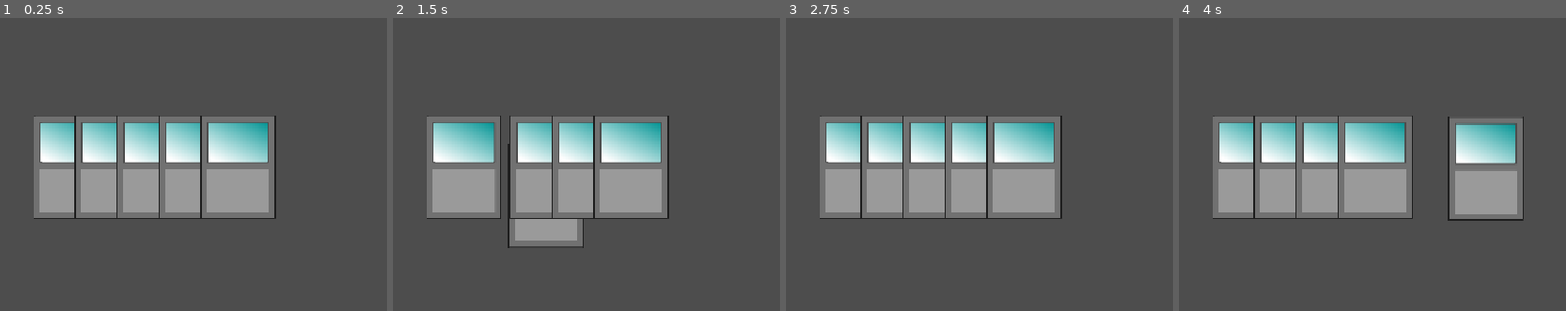
Above: before the commit, frames 1-4 (left to right).
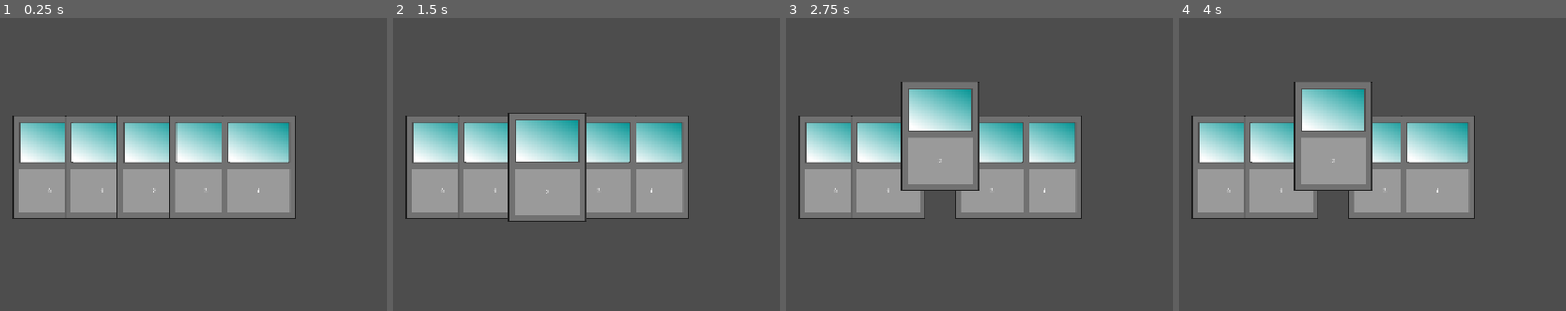
Above: after the commit, the same moments.

Repository: dompetriella/card_engine
Game: Godot game, scene res://scenes/root.tscn
Two runs of this game, one before a commit and one after it. Both use one fixed random seed, a clock stepped at 60 frames per second and the inputs below.
Inputs (mouse positions are in pixels of both pictures, inside the frame that each line leads up to):
- Up to frame 1 (0.25 s): no input
- Up to frame 2 (1.5 s): tap Enter at 0.5 s; drag from (462, 167) to (737, 76) at 0.52 s; drag from (505, 167) to (625, 252) at 1.27 s
- Up to frame 3 (2.75 s): move the mouse to (940, 167) at 2.02 s; click (940, 167) at 2.17 s
- Up to frame 4 (4 s): tap Space at 2.75 s; drag from (1376, 167) to (1221, 105) at 2.77 s; drag from (1415, 167) to (1484, 167) at 3.52 s

The runs differ from the first frame. In frame 1, 11% of the frame differs, in the area x 3-77%, y 33-69%; in frame 2, 16%; in frame 3, 17%; in frame 4, 22%, in the area x 3-90%, y 21-70%.

Commit message:
cards are silly things

Diff:
--- a/scenes/card/card_node.gd
+++ b/scenes/card/card_node.gd
@@ -2,9 +2,15 @@
 class_name CardNode
 
 var id: int = 0;
+var is_currently_selected: bool = false;
+
+@onready var card_text: Label = $CardText
 
 signal card_focused(card)
 signal card_unfocused(card)
+
+func _ready() -> void:
+	card_text.text = str(id);
 
 func _on_card_area_mouse_entered() -> void:
 	self.card_focused.emit(self);
--- a/scenes/card/card_node.tscn
+++ b/scenes/card/card_node.tscn
@@ -31,5 +31,13 @@
 position = Vector2(0, -0.5)
 shape = SubResource("RectangleShape2D_s42fv")
 
+[node name="CardText" type="Label" parent="."]
+offset_left = -93.0
+offset_top = 8.0
+offset_right = 92.0
+offset_bottom = 137.0
+horizontal_alignment = 1
+vertical_alignment = 1
+
 [connection signal="mouse_entered" from="CardArea" to="." method="_on_card_area_mouse_entered"]
 [connection signal="mouse_exited" from="CardArea" to="." method="_on_card_area_mouse_exited"]
--- a/scripts/card_manager.gd
+++ b/scripts/card_manager.gd
@@ -2,13 +2,22 @@
 class_name CardManager
 
 const CARD_NODE: PackedScene = preload("uid://biy8302fr2vdu");
-const CARD_WIDTH: float = 64;
+const CARD_WIDTH: float = 80;
 const HAND_Y_OFFSET_MARGIN: float = 128;
+const DEFAULT_CARD_SCALE: Vector2 = Vector2(0.5, 0.5);\
+const DEFAULT_CARD_Z_INDEX: int = 1;
+const CARD_SELECTED_Z_INDEX: int = 99;
+const CARD_SELECTED_Y_OFFSET: float = -48;
 
-@export var draw_amount: int = 5;
+@export var first_hand_draw_amount: int = 5;
 
-var player_hand: Array[CardNode] = []
+var is_hovering_over_card: bool = false;
+var click_timer: Timer;
+
 var card_being_dragged: CardNode;
+var selected_cards: Array[CardNode];
+var player_hand: Array[CardNode] = [];
+
 
 func _ready() -> void:
 	draw_starting_hand()
@@ -20,16 +29,20 @@
 
 func _input(event: InputEvent) -> void:
 	if event is InputEventMouseButton and event.button_index == MOUSE_BUTTON_LEFT:
-		if event.pressed:
-			# When the mouse button is pressed, check for a card
+		if !event.pressed:
 			var card: CardNode = raycast_check_for_card()
 			if card:
-				card_being_dragged = card
-		else:
-			# When the mouse button is released
-			if card_being_dragged:
-				card_being_dragged = null
-				update_player_hand_card_positions(); # Reset the dragged card
+				if card not in selected_cards:
+					selected_cards.append(card);
+					set_card_as_selected(card);
+				else:
+					selected_cards.erase(card);
+					set_card_as_not_selected(card);
+					update_player_hand_card_positions();
+		#else:
+			#if card_being_dragged:
+				#card_being_dragged = null
+				#update_player_hand_card_positions();
 
 func raycast_check_for_card() -> CardNode:
 	var space_state: PhysicsDirectSpaceState2D = get_world_2d().direct_space_state;
@@ -39,20 +52,30 @@
 	parameters.collision_mask = 1;
 	var result: Array[Dictionary] = space_state.intersect_point(parameters);
 	if (result.size() > 0):
-		var card_node_check = result[0].collider
-		if (card_node_check != null && card_node_check.get_parent() is CardNode):
-			return card_node_check.get_parent();
+		var highest_z_node = null
+		var highest_z_index = -INF  # Start with the lowest possible value
+
+		for item in result:
+			var card_node_check = item.collider
+			if card_node_check != null and card_node_check.get_parent() is CardNode:
+				var parent_node = card_node_check.get_parent()
+				if parent_node.z_index > highest_z_index:
+					highest_z_index = parent_node.z_index
+					highest_z_node = parent_node
+
+		return highest_z_node
 
 	return null;
 
 func draw_starting_hand() -> void:
-	for i in draw_amount:
-		draw_card();
+	for i in first_hand_draw_amount:
+		draw_card(i);
 
-func draw_card() -> void:
+func draw_card(id: int) -> void:
 	var card_node: CardNode = CARD_NODE.instantiate();
-	card_node.scale = Vector2(0.5, 0.5);
-	card_node.id = randi();
+
+	card_node.scale = DEFAULT_CARD_SCALE;
+	card_node.id = id;
 	player_hand.append(card_node);
 
 	# bind focus events
@@ -62,21 +85,50 @@
 	self.add_child(card_node);
 	update_player_hand_card_positions();
 
+# this is the constant function that calculates where a card should be
+# on the screen after something like a card played, drawn, discarded, etc
 func update_player_hand_card_positions() -> void:
 	for i in player_hand.size():
-		var new_position = calculate_card_position(i);
+		var total_width: float = (player_hand.size() - 1) * CARD_WIDTH;
+		var viewport: Vector2 = get_viewport().size;
+		var x_center: float = viewport.x / 2;
+		var y_position: float = viewport.y - HAND_Y_OFFSET_MARGIN;
+		var card_x_offset: float = x_center + i * CARD_WIDTH - total_width / 2;
+		var new_position =	Vector2(card_x_offset, y_position);
 		player_hand[i].global_position = new_position;
 
-func calculate_card_position(index: int) -> Vector2:
-	var total_width: float = (player_hand.size() - 1) * CARD_WIDTH;
-	var viewport: Vector2 = get_viewport().size;
-	var x_center: float = viewport.x / 2;
-	var y_position: float = viewport.y - HAND_Y_OFFSET_MARGIN;
-	var card_x_offset: float = x_center + index * CARD_WIDTH - total_width / 2;
-	return Vector2(card_x_offset, y_position);
+func _on_card_is_focused(card: CardNode):
+	if (!is_hovering_over_card):
+		is_hovering_over_card = true;
+		set_card_focus_properties(card);
 
-func _on_card_is_focused(card: CardNode):
-	print(str(card.id) + " focused");
 
 func _on_card_is_unfocused(card: CardNode):
-	print(str(card.id) + " unfocused");
+	set_card_unfocused_properties(card);
+	var new_card_hovered: CardNode = raycast_check_for_card()
+	if (new_card_hovered is CardNode):
+		set_card_focus_properties(new_card_hovered)
+	else:
+		is_hovering_over_card = false;
+
+# focus represents viewability of the card
+# for a mouse, this is what would happen in a "hover state"
+# for a controller, it'd be the current focus to click a button
+func set_card_focus_properties(card: CardNode):
+	card.z_index = CARD_SELECTED_Z_INDEX + 1;
+	card.scale = DEFAULT_CARD_SCALE * 1.05;
+
+func set_card_unfocused_properties(card: CardNode):
+	if (card not in selected_cards):
+		card.z_index = DEFAULT_CARD_Z_INDEX;
+		card.scale = DEFAULT_CARD_SCALE;
+
+func set_card_as_selected(card: CardNode):
+	card.z_index = CARD_SELECTED_Z_INDEX;
+	card.global_position.y = card.global_position.y + CARD_SELECTED_Y_OFFSET;
+	print(selected_cards);
+
+func set_card_as_not_selected(card: CardNode):
+	card.global_position.y = card.global_position.y - CARD_SELECTED_Y_OFFSET;
+	card.z_index = DEFAULT_CARD_Z_INDEX;
+	print(selected_cards);
Not shown, added: scenes/root.tscn227280936448.tmp
